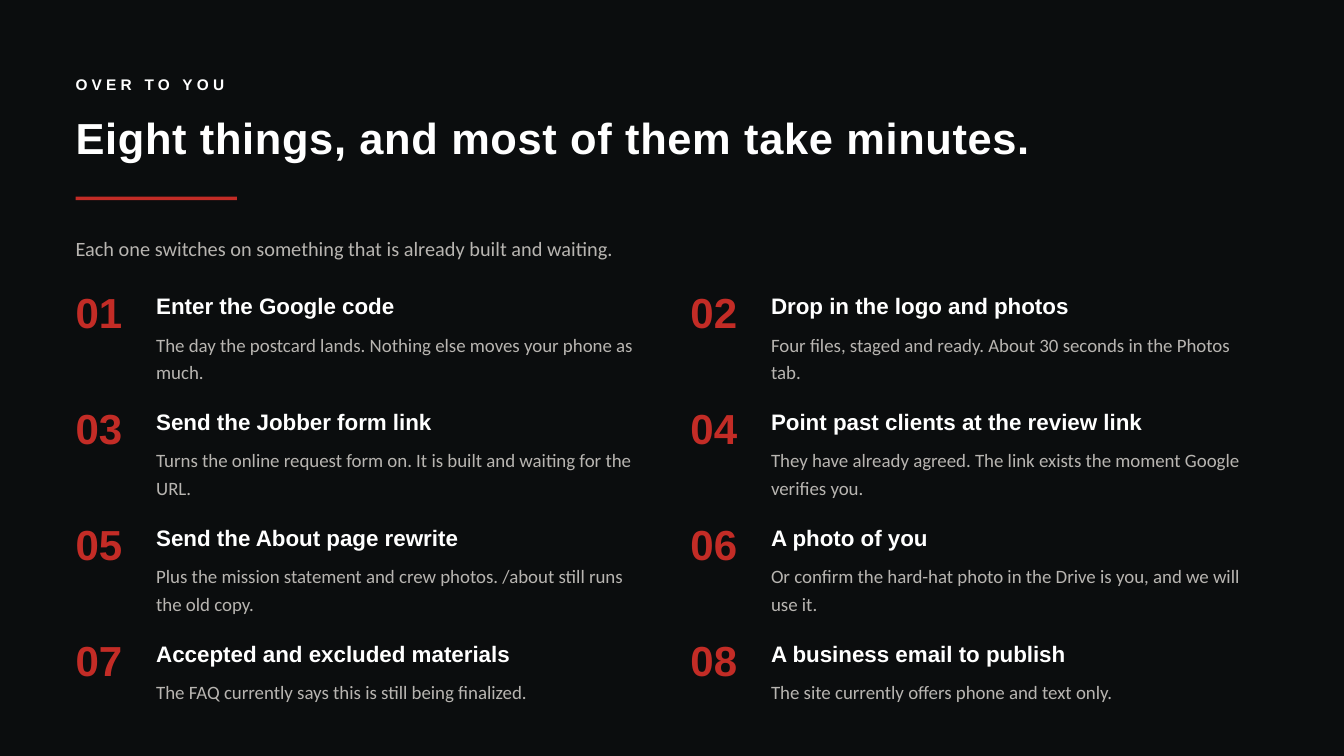
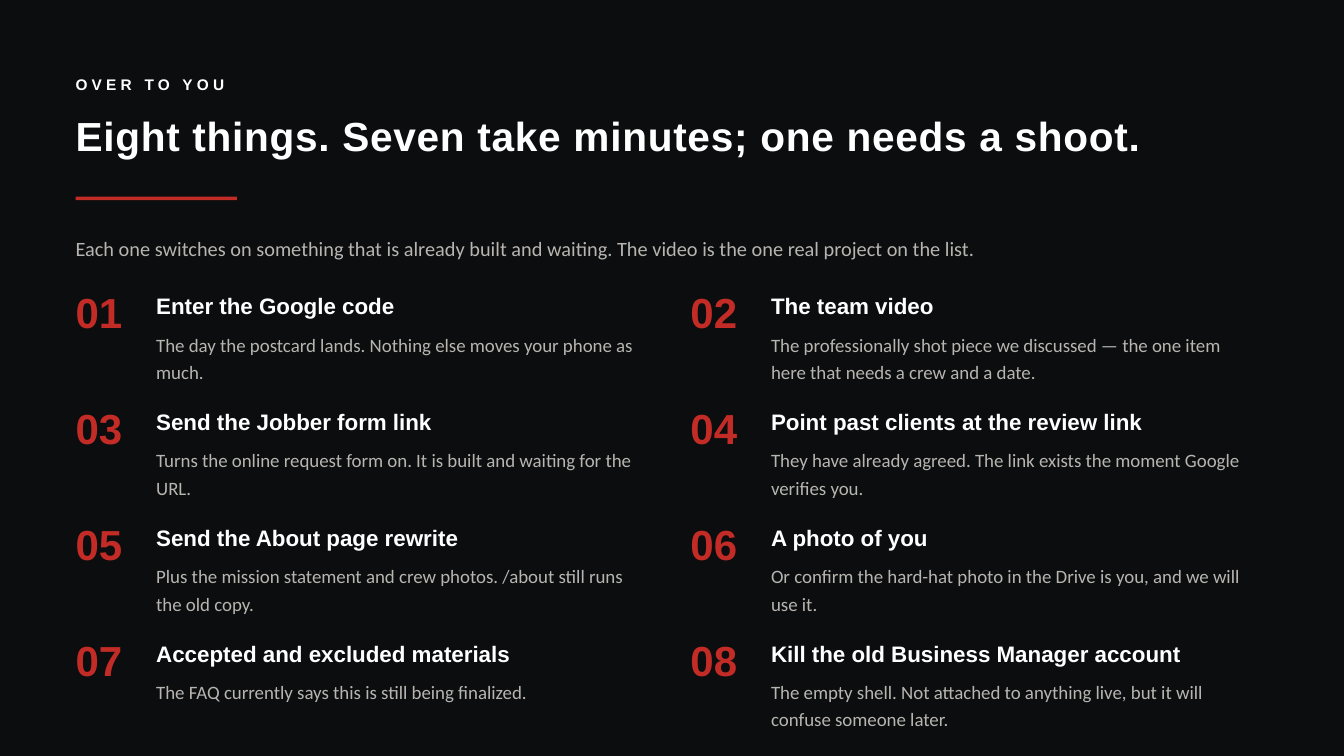
Before and after one commit to LivingWaterNetwork/Redemption-Cleaout, a slide deck: slide 14 of Redemption-Cleanout-Project-Review.pptx. Drawn at 1344x756 pixels with LibreOffice and Linux fonts; fonts in the diff are those of the drawing. Boxes give left, top, right and bottom in pixels: in the first picture for what was removed or moved away, otherwise in the second. Text is boxed around its words. In the diff, an @@ line names an element or a change of style, - is before the commit and + after.

```diff
--- a/Redemption-Cleanout-Project-Review.pptx
+++ b/Redemption-Cleanout-Project-Review.pptx
@@ text at [76,121,1140,159]: text changed; size 31 to 29 pt @@
-Eight things, and most of them take minutes.
+Eight things. Seven take minutes; one needs a shoot.
@@ text at [76,242,974,260]: text changed @@
-Each one switches on something that is already built and waiting.
+Each one switches on something that is already built and waiting. The video is the one real project on the list.
@@ text at [771,297,933,315]: text changed @@
-Drop in the logo and photos
+The team video
@@ text at [771,339,1220,379]: text changed @@
-Four files, staged and ready. About 30 seconds in the Photos tab.
+The professionally shot piece we discussed — the one item here that needs a crew and a date.
@@ text at [771,645,1181,667]: text changed @@
-A business email to publish
+Kill the old Business Manager account
@@ text at [771,686,1202,726]: text changed @@
-The site currently offers phone and text only.
+The empty shell. Not attached to anything live, but it will confuse someone later.
```
Also in this commit, not shown: 1 other slide changed, 11 other files.
